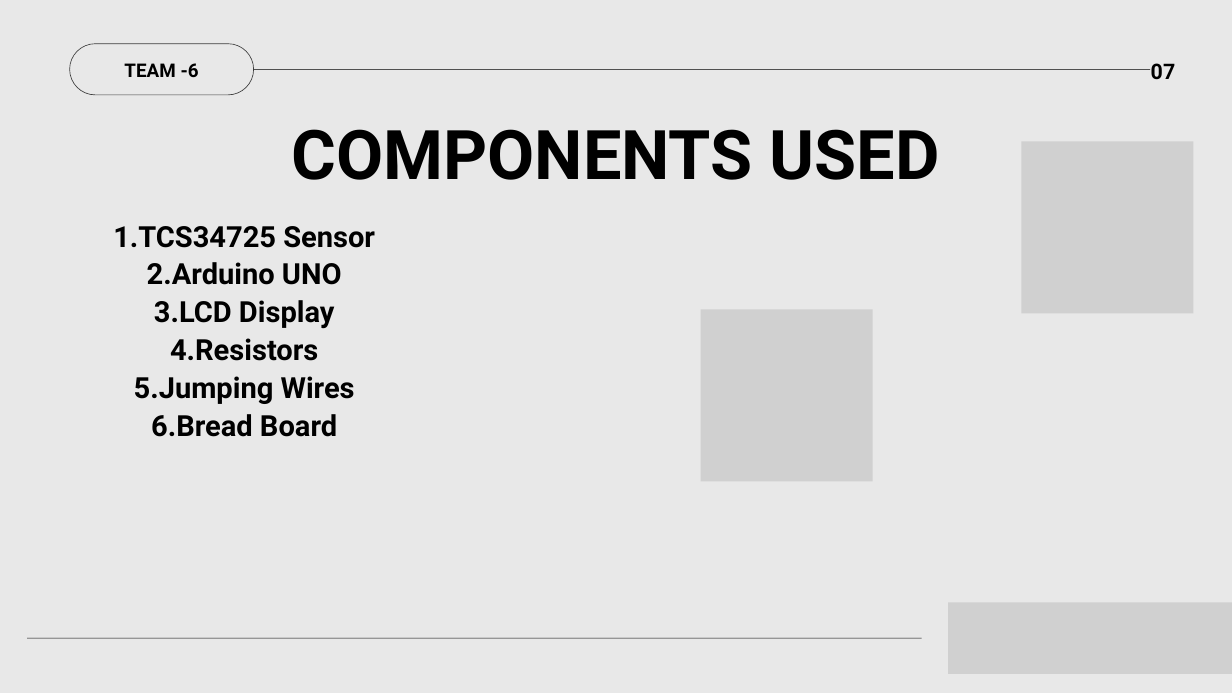
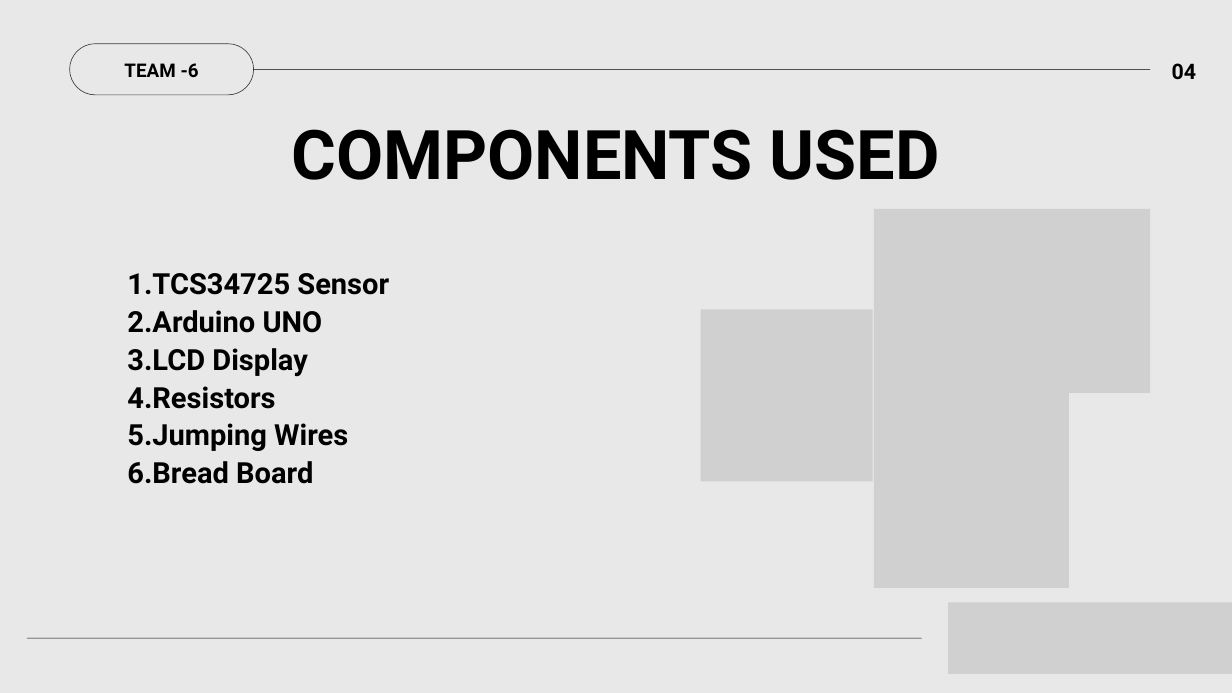
Before and after one commit to KV-a1/Analog-and-NN-CNN-GNN, a slide deck: slide 4 of TEAM - 6.pptx (slide 7 before the commit). Drawn at 1232x693 pixels with LibreOffice and Linux fonts; fonts in the diff are those of the drawing; grey boxes stand for pictures. Boxes give left, top, right and bottom in pixels: in the first picture for what was removed or moved away, otherwise in the second. Text is boxed around its words. In the diff, an @@ line names an element or a change of style, - is before the commit and + after.

```diff
--- a/TEAM - 6.pptx
+++ b/TEAM - 6.pptx
@@ text removed at <box>1151,63,1176,80</box> @@
-07
@@ text added at <box>1172,63,1197,80</box>, 25 pt, text #000000, bold @@
+04
@@ picture removed at <box>1021,141,1193,313</box> @@
@@ picture added at <box>874,209,1150,392</box> @@
@@ text "TCS34725 Sensor": place and size @@
-text "TCS34725 Sensor" at <box>113,226,375,437</box>
+text "TCS34725 Sensor" at <box>127,273,389,484</box>
@@ text "TCS34725 Sensor" at <box>127,273,389,484</box>: alignment centre to justified @@
@@ picture added at <box>874,393,1069,588</box> @@
```
Also in this commit, not shown: 3 other slides changed, 6 slides added, 10 slides removed.
